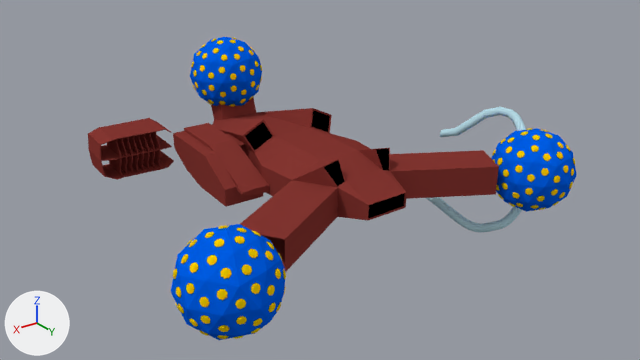
The Blender file Art/models/spaceship1.blend, before and after one commit.
Before and after are seen from the file's camera 'Camera'. Arrows for +X, +Y and +Z are at lower left; the lights stay in place.
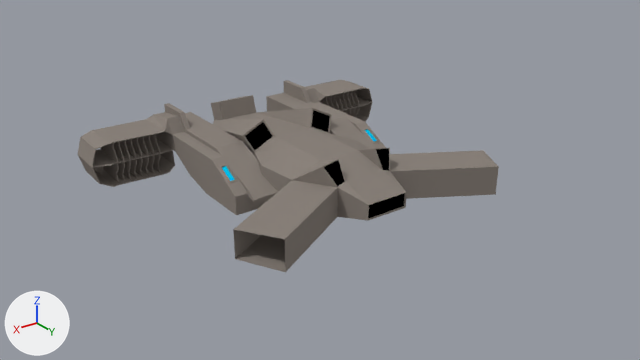
Commit message: More work on engines.

Where the change shows, as pixel boxes (x1, y1, x2, y2) in the pictures (640 x 360 px; the box of a moved part takes in the faces that stretch with it):
'Cube', recoloured (red to grey): (211, 95, 499, 272) in both
'Plane.000', recoloured, reshaped, moved, rescaled, turned (red to grey): before (88, 118, 270, 207); after (78, 103, 278, 215)
'Icosphere.001', hidden: before (171, 224, 286, 340)
'Icosphere', hidden: before (491, 128, 577, 212)
'Icosphere.002', hidden: before (190, 37, 262, 107)
'Plane.001', added: after (266, 80, 386, 149)
'BezierCurve.001', hidden (cyan): before (426, 197, 522, 233)
'BezierCurve', hidden (cyan): before (440, 107, 526, 137)
'Plane.005', hidden: before (227, 134, 246, 154)
part 1 of me_plane_005, moved or reshaped: before (107, 139, 246, 177); after (101, 90, 359, 184)
part 2 of me_plane_005, moved or reshaped: before (117, 138, 129, 176); after (113, 90, 355, 183)
part 3 of me_plane_005, moved or reshaped: before (123, 137, 135, 175); after (120, 92, 351, 181)
part 4 of me_plane_005, moved or reshaped: before (129, 136, 140, 173); after (126, 93, 347, 180)
part 5 of me_plane_005, moved or reshaped: before (134, 135, 145, 172); after (132, 94, 343, 178)
part 6 of me_plane_005, moved or reshaped: before (140, 134, 151, 171); after (138, 95, 339, 177)
part 7 of me_plane_005, moved or reshaped: before (145, 133, 157, 170); after (144, 96, 335, 175)
part 8 of me_plane_005, moved or reshaped: before (151, 132, 161, 168); after (150, 97, 329, 174)
part 9 of me_plane_005, added: after (78, 80, 386, 215)
part 10 of me_plane_005, cut back: before (88, 118, 270, 207); after (218, 128, 380, 184)

The edits, one by one:
Material 'Ship' (mat_ship) changes colour from red #853631 to grey #8b837c; in linear values from (0.233, 0.0374, 0.0311) to (0.26, 0.227, 0.202).
Material 'Lights' (mat_lights) is new.
Its base color is (0.0, 0.586, 0.933) (cyan #00c9f7).
me_plane_005 is used by ob_plane_000; location (7.46, -6.69, -1.05); rotation (0.0, 0.0, -0.0351), in degrees (0, 0, -2); scale (1.22, 1.22, 1.22).
me_plane_005 had 401 vertices, 374 faces and spanned x -3.66..1.93, y -1.0..7.31, z -0.06..2.03.
me_plane_005 now has 491 vertices, 479 faces, 1 loose edge and spans x -3.01..2.74, y -2.91..6.14, z -1.04..1.62.
me_plane_005 part 1: the loose piece of 32 vertices spanning x 0.97..1.01, y -0.94..1.06, z 0.0..2.0 is scaled about its middle by (1, 1.03, 1), then moved by (0.66, -1.2, -0.97).
me_plane_005 part 2: the loose piece of 32 vertices spanning x 0.69..0.72, y -0.94..1.06, z 0.0..2.0 is moved by (0.66, -1.17, -0.97).
me_plane_005 part 3: the loose piece of 32 vertices spanning x 0.41..0.44, y -0.94..1.06, z 0.0..2.0 is moved by (0.66, -1.17, -0.97).
me_plane_005 part 4: the loose piece of 32 vertices spanning x 0.12..0.16, y -0.94..1.06, z 0.0..2.0 is moved by (0.66, -1.17, -0.97).
me_plane_005 part 5: the loose piece of 32 vertices spanning x -0.16..-0.13, y -0.94..1.06, z 0.0..2.0 is moved by (0.66, -1.17, -0.97).
me_plane_005 part 6: the loose piece of 32 vertices spanning x -0.45..-0.41, y -0.94..1.06, z 0.0..2.0 is moved by (0.66, -1.17, -0.97).
me_plane_005 part 7: the loose piece of 32 vertices spanning x -0.73..-0.7, y -0.94..1.06, z 0.0..2.0 is moved by (0.66, -1.17, -0.97).
me_plane_005 part 8: the loose piece of 32 vertices spanning x -1.01..-0.98, y -0.94..1.06, z 0.0..2.0 is moved by (0.66, -1.17, -0.97).
me_plane_005 part 9: a new loose piece of 223 vertices spanning x -3.01..2.74, y -2.91..6.14, z -1.04..1.62, in mat_ship (grey #8b837c).
me_plane_005 part 10: 145 vertices removed from x -3.66..1.93, y -1.0..7.31, z -0.06..2.03; 12 vertices added at x -1.58..-1.14, y 4.01..4.93, z 0.13..0.62.
me_plane_005 now uses material mat_lights (cyan #00c9f7).
Object 'Icosphere.002' (ob_icosphere_002) is now hidden.
Object 'Icosphere.001' (ob_icosphere_001) is now hidden.
Object 'BezierCircle' (ob_beziercircle) is now hidden.
Object 'Icosphere' (ob_icosphere) is now hidden.
Object 'BezierCurve.001' (ob_beziercurve_001) is now hidden.
Object 'BezierCurve' (ob_beziercurve) is now hidden.
Object 'Plane.000' (ob_plane_000) turns from (0, 0, -2) to (0, 0, 0) degrees about x, y and z.
Object 'Plane.000' (ob_plane_000) moves from (7.46, -6.69, -1.05) to (6.88, -4.95, 0.0).
Object 'Plane.000' (ob_plane_000) is rescaled from (1.22, 1.22, 1.22) to (1.32, 1.32, 1.32).
Object 'Plane.005' (ob_plane_005) moves from (1.72, -2.19, -0.94) to (1.06, -1.02, 0.04).
Object 'Plane.005' (ob_plane_005) is now hidden.
Object 'Plane.001' (ob_plane_001) is new; it shows me_plane_005.
Its location is (-6.86, -4.95, 0.0).
Its scale is (-1.32, 1.32, 1.32).
